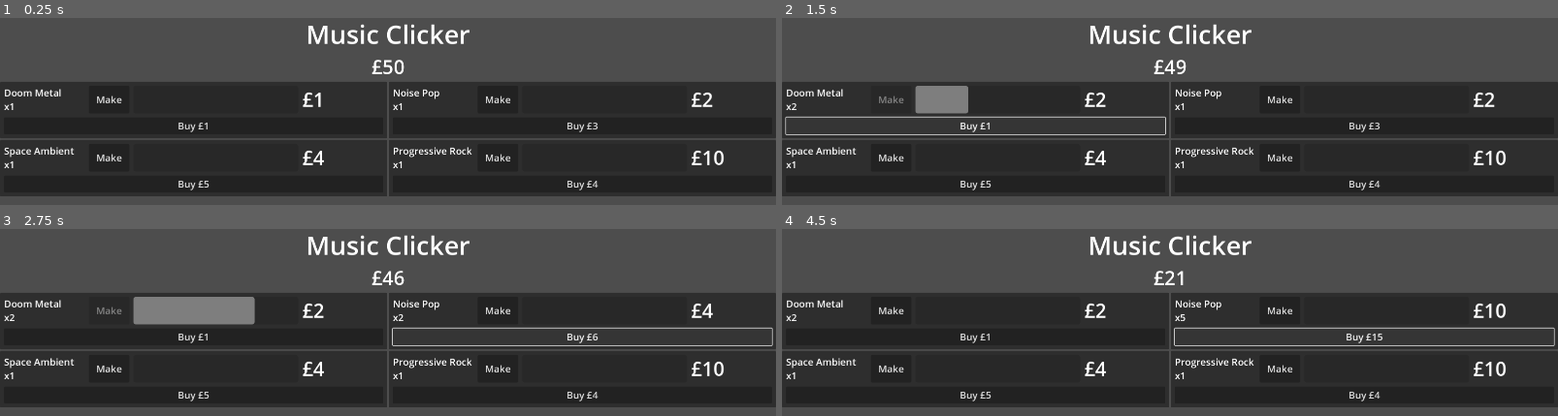
Above: before the commit, frames 1-4 (two rows, left to right).
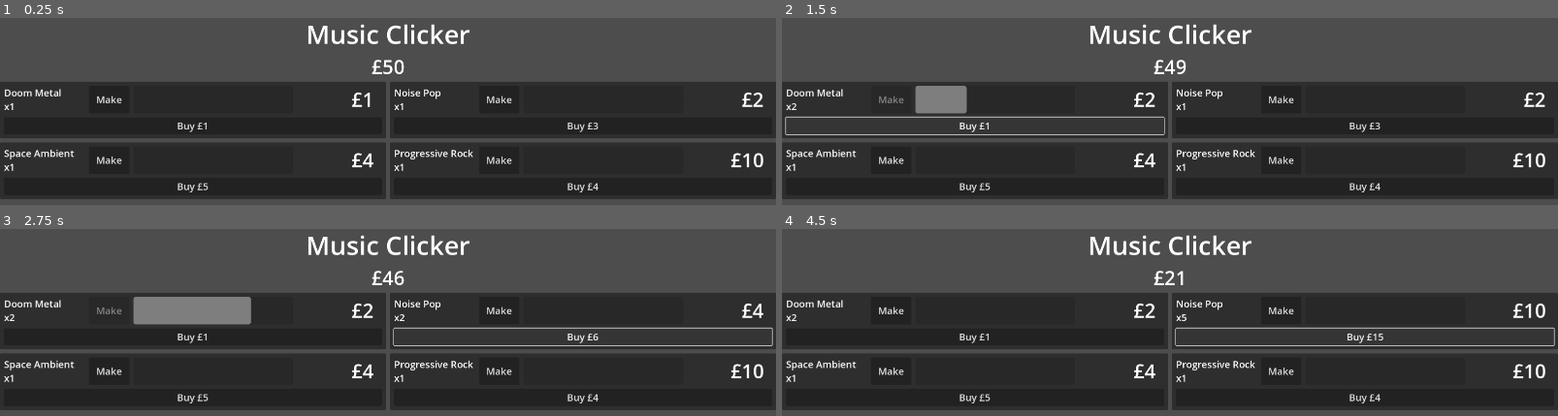
Above: after the commit, the same moments.

Repository: phrasmotica/music-clicker
Game: Godot game, scene res://game.tscn
Same seed, same stepped clock (60 frames per second), same inputs: the game is played once before the commit and once after it.
Inputs:
- Up to frame 1 (0.25 s): no input
- Up to frame 2 (1.5 s): click "Make" at 0.5 s; click "Buy £1" at 1.25 s
- Up to frame 3 (2.75 s): click "Buy £3" at 2 s
- Up to frame 4 (4.5 s): click "Buy £6" at 2.75 s; click "Buy £9" at 3.5 s; click "Buy £12" at 4.25 s

The runs differ from the first frame. In frame 1, 5.2% of the frame differs, in the area x 0-100%, y 34-97%; in frame 2, 5.3%; in frame 3, 5.4%; in frame 4, 5.4%.

Commit message:
Slightly improve layout of product meters

Diff:
--- a/game.tscn
+++ b/game.tscn
@@ -50,6 +50,8 @@
 
 [node name="GridContainer" type="GridContainer" parent="UIManager/VBoxContainer"]
 layout_mode = 2
+theme_override_constants/h_separation = 10
+theme_override_constants/v_separation = 10
 columns = 2
 
 [node name="ProductMeter0" parent="UIManager/VBoxContainer/GridContainer" instance=ExtResource("1_wf504")]
--- a/scenes/product_meter.tscn
+++ b/scenes/product_meter.tscn
@@ -59,10 +59,16 @@
 
 [node name="RewardLabel" type="Label" parent="MarginContainer/VBoxContainer/HBoxContainer"]
 unique_name_in_owner = true
-custom_minimum_size = Vector2(200, 0)
+custom_minimum_size = Vector2(190, 0)
 layout_mode = 2
+size_flags_horizontal = 0
 theme_override_font_sizes/font_size = 48
 text = "£1"
+horizontal_alignment = 2
+
+[node name="Spacer" type="Control" parent="MarginContainer/VBoxContainer/HBoxContainer"]
+custom_minimum_size = Vector2(10, 0)
+layout_mode = 2
 
 [node name="BuyButton" type="Button" parent="MarginContainer/VBoxContainer"]
 unique_name_in_owner = true
